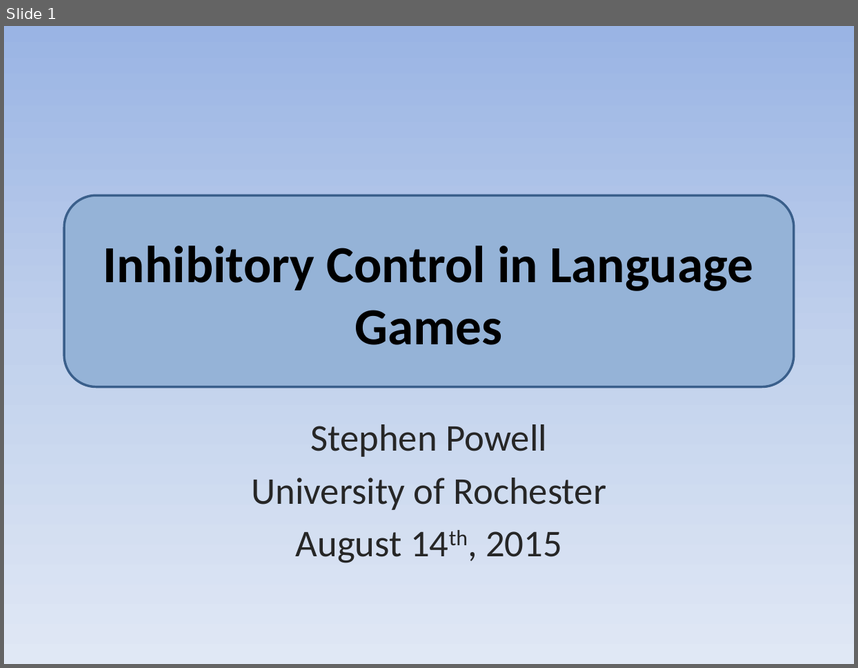
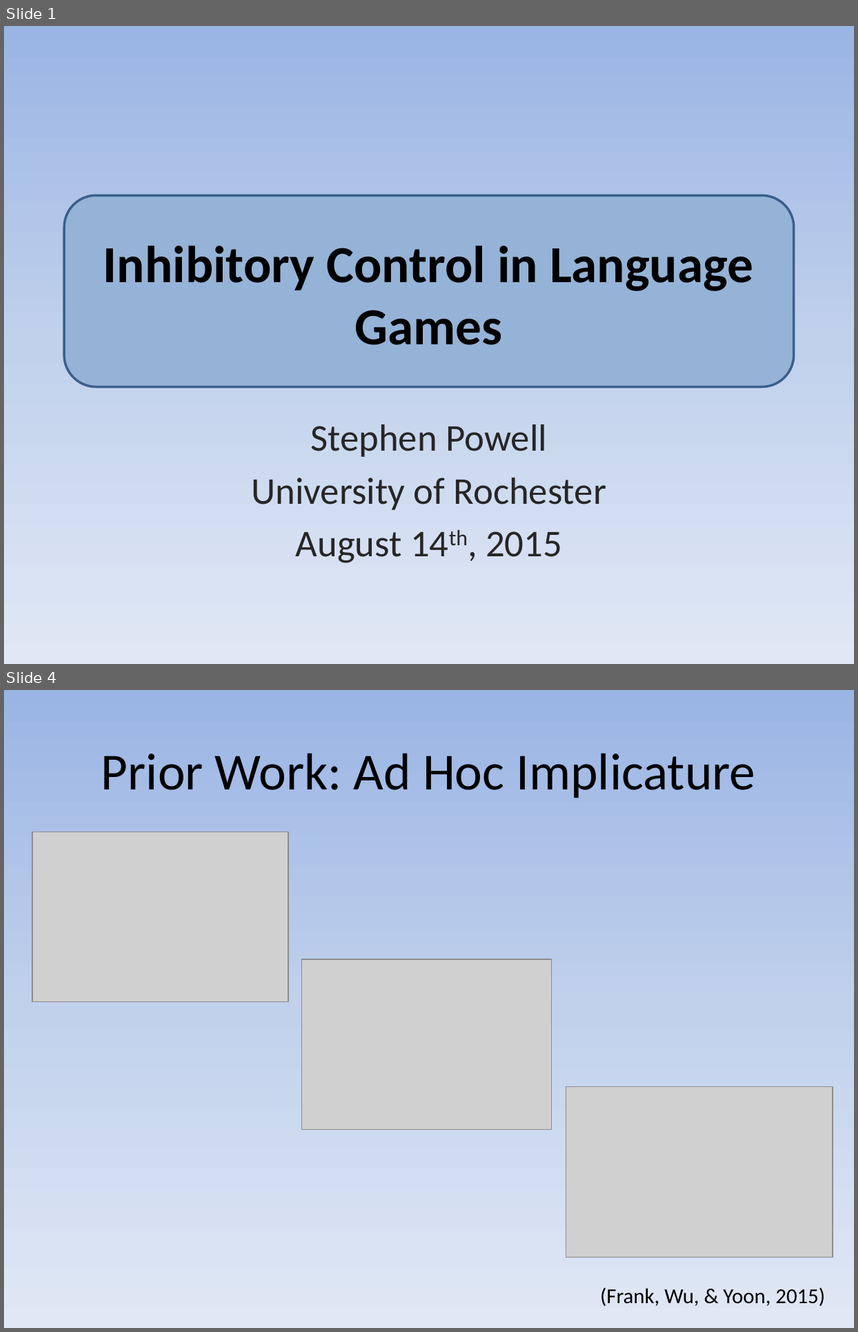
Before and after one commit to ejyoon/neginhib, a slide deck: Stephen_Final_Presentation/CSLI Final Presentation Stephen Powell.pptx. Shown one above the other, each under a label of ours: slide 1 before the commit, slides 1 and 4 after it; the slides between them are not shown. The pictures are 858x668 and 858x1332 pixels, drawn with LibreOffice and Linux fonts; fonts in the diff are those of the drawing; grey boxes stand for pictures. Boxes give left, top, right and bottom in pixels: in the first picture for what was removed or moved away, otherwise in the second. Text is boxed around its words. In the diff, an @@ line names an element or a change of style, - is before the commit and + after.

```diff
--- a/Stephen_Final_Presentation/CSLI Final Presentation Stephen Powell.pptx
+++ b/Stephen_Final_Presentation/CSLI Final Presentation Stephen Powell.pptx
@@ slide 4 added at [4,690,854,1328], background gradient #9AB5E4 to #C2D1ED to #E1E8F5 @@
@@ title added at [101,753,755,798], 44 pt, text #000000 @@
+Prior Work: Ad Hoc Implicature
@@ picture added at [32,832,288,1002] @@
@@ picture added at [301,960,551,1130] @@
@@ picture added at [566,1087,833,1257] @@
@@ text added at [600,1287,825,1305], 18 pt, text #000000 @@
+(Frank, Wu, & Yoon, 2015)
```
Also in this commit, not shown: 6 slides changed, 5 other slides added, 2 slides removed.
